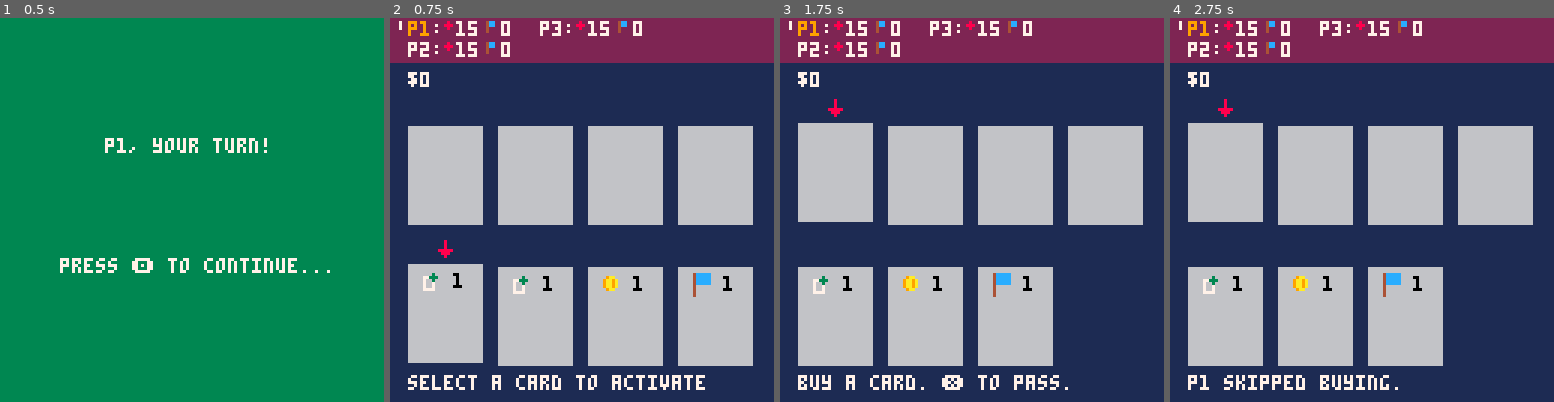
Above: before the commit, frames 1-4 (left to right).
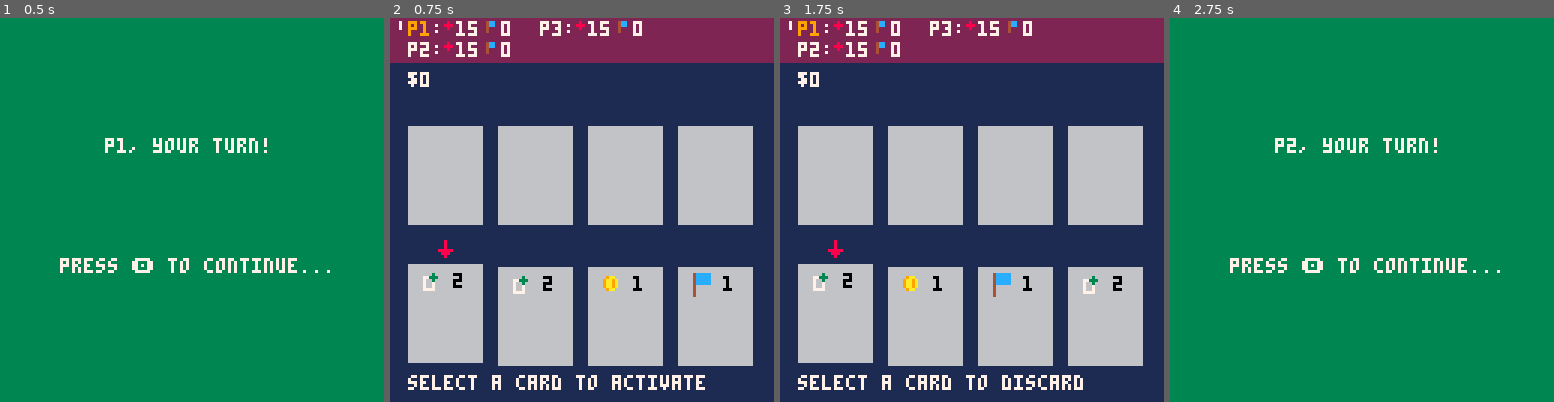
Above: after the commit, the same moments.

Repository: camden/minidom
Game: PICO-8 cartridge dom.p8
The game is run twice, just before and just after one commit, with the same random seed, the same clock (stepped at 60 frames per second) and the same inputs.
Inputs:
- Up to frame 1 (0.5 s): tap X (X key) at 0.33 s
- Up to frame 2 (0.75 s): tap O (Z key) at 0.7 s
- Up to frame 3 (1.75 s): tap X (X key) at 1.07 s; hold Right from 1.6 s (still down); tap O (Z key) at 1.7 s
- Up to frame 4 (2.75 s): tap X (X key) at 1.85 s; release Right at 2.1 s; tap O (Z key) at 2.1, 2.5 s; hold Right from 2.47 s (still down)

Frame 1 is identical in both runs. In frame 2, less than 0.1% of the frame differs, in the area x 16-43%, y 66-71%; in frame 3, 7.2%; in frame 4, 100%, in the area x 0-100%, y 0-100%.

Commit message:
draw cards

Diff:
--- a/dom.p8
+++ b/dom.p8
@@ -311,24 +311,42 @@
       end
     end
   elseif fx.kind == effect_types.draw_cards then
-    do_effect_draw_cards()
+    do_effect_draw_cards(fx)
   elseif fx.kind == effect_types.attack_one then
-    do_effect_attack_one()
+    do_effect_attack_one(fx)
   elseif fx.kind == effect_types.heal then
-    do_effect_heal()
-  end
-end
-
-function do_effect_draw_cards()
-  selected_index = 1
-  cur_selection_kind = selection.hand
-  status_msg = 'select a player. deal ' .. fx.value .. ' dmg.'
-  yield()
-  players[selected_index].health -= fx.value
-  status_msg = 'dealt ' .. fx.value .. ' dmg to p' .. selected_index
-end
-
-function do_effect_attack_one()
+    do_effect_heal(fx)
+  end
+end
+
+function do_effect_draw_cards(fx)
+  local cards_drawn = 0
+
+  while cards_drawn < fx.value do
+    if len(cur_hand()) == max_hand_size then
+      -- now we must discard a card before we continue
+      selected_index = 1
+      cur_selection_kind = selection.hand
+      status_msg = 'select a card to discard'
+      yield()
+
+      -- discard the selected card
+      local card_to_discard = cur_hand()[selected_index]
+      del(cur_hand(), card_to_discard)
+      add(cur_discard_pile(), card_to_discard)
+    else
+      -- TODO fix bug with drawing a second card and it not being full hand
+      -- draw a card, remove it from deck
+      local card = draw_single_card_from_deck()
+      -- now add the card to the hand
+      add(cur_hand(), card)
+
+      cards_drawn += 1
+    end
+  end
+end
+
+function do_effect_attack_one(fx)
   selected_index = 1
   cur_selection_kind = selection.players
   status_msg = 'select a player. deal ' .. fx.value .. ' dmg.'
@@ -337,7 +355,7 @@
   status_msg = 'dealt ' .. fx.value .. ' dmg to p' .. selected_index
 end
 
-function do_effect_heal()
+function do_effect_heal(fx)
   selected_index = 1
   cur_selection_kind = selection.players
   status_msg = 'select a player. heal ' .. fx.value .. ' dmg.'
@@ -425,7 +443,7 @@
   local gold_fx = make_effect(effect_types.gold, 1)
   local points_fx = make_effect(effect_types.points, 1)
   local attack_one_fx = make_effect(effect_types.attack_one, 1)
-  local cards_fx = make_effect(effect_types.draw_cards, 1)
+  local cards_fx = make_effect(effect_types.draw_cards, 2)
 
   add_cards(make_card(gold_fx), 1, player)
   add_cards(make_card(points_fx), 1, player)
@@ -463,13 +481,16 @@
   end
 end
 
+-- removes that card from the deck
 function draw_single_card_from_deck(player)
-  if len(cur_deck()) > 0 then
-    return cur_deck()[1]
-  else
+  if len(cur_deck()) == 0 then
     shuffle_discard_back_into_deck(player)
-    return cur_deck()[1]
-  end
+  end
+
+  local c = cur_deck()[1]
+  del(cur_deck(), c)
+
+  return c
 end
 
 function shuffle_discard_back_into_deck(player)
